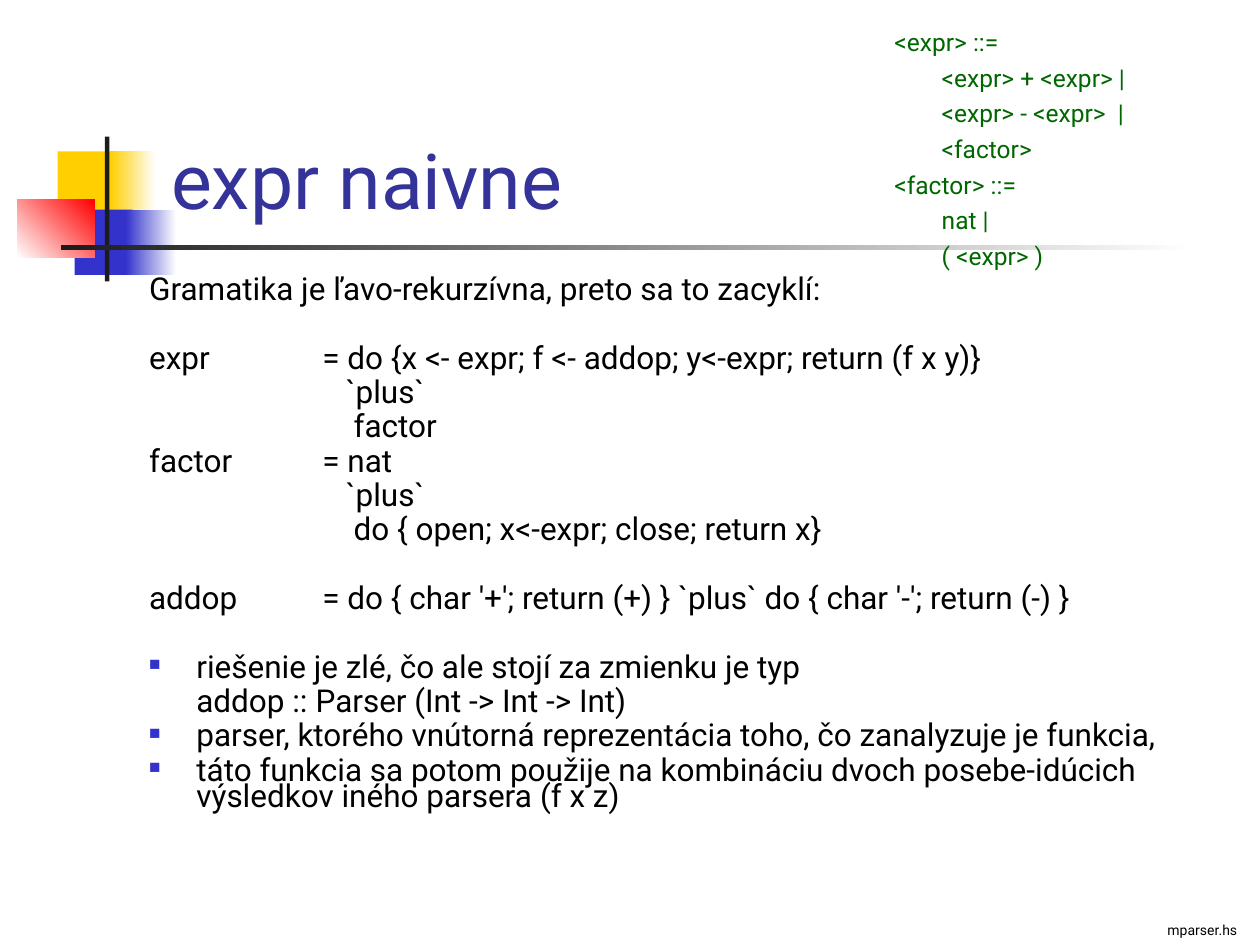
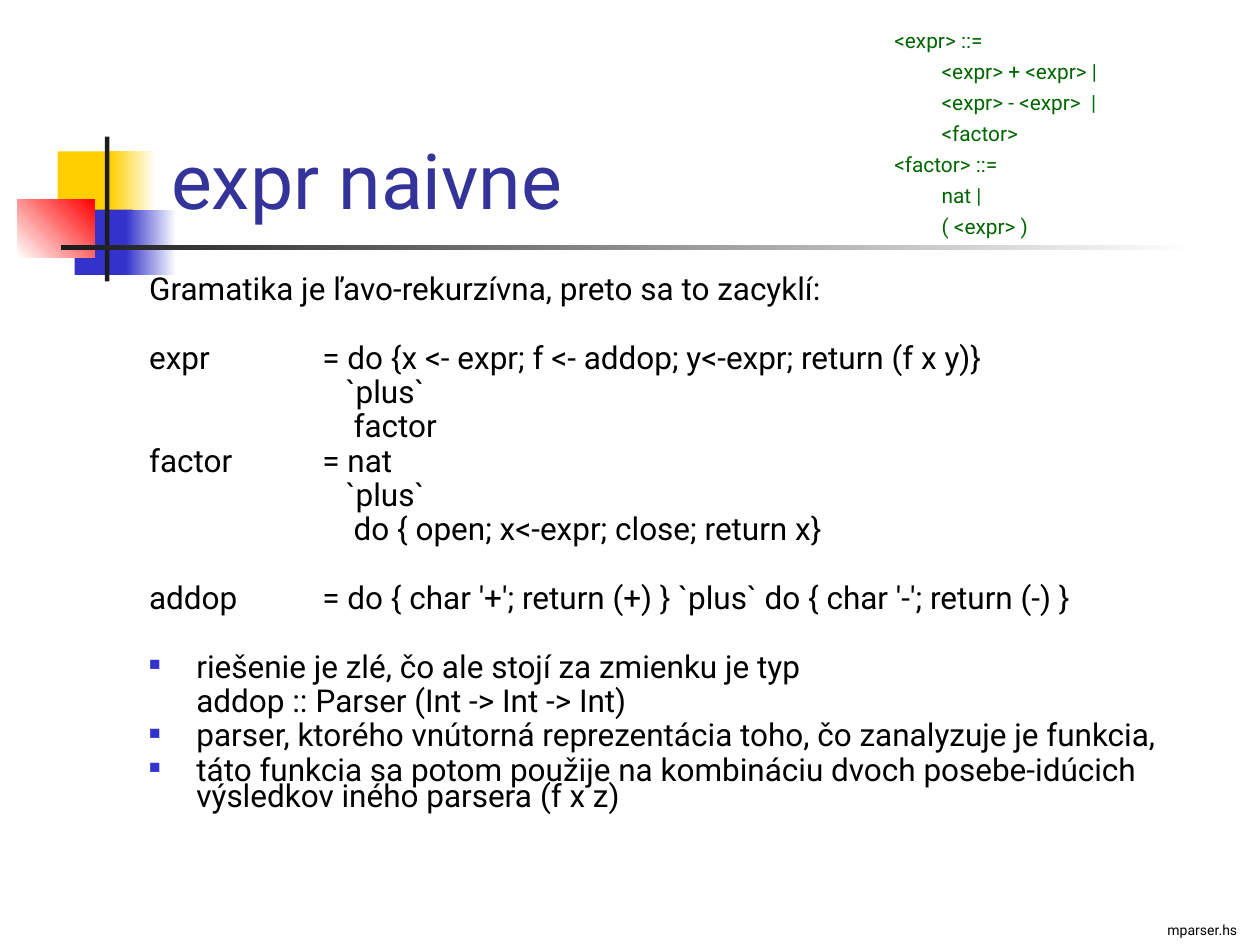
Before and after one commit to Funkcionalne/Prednasky, a slide deck: slide 16 of 10/10_fpro.ppt. Drawn at 1260x945 pixels with LibreOffice and Linux fonts; fonts in the diff are those of the drawing. Boxes give left, top, right and bottom in pixels: in the first picture for what was removed or moved away, otherwise in the second. Text is boxed around its words. In the diff, an @@ line names an element or a change of style, - is before the commit and + after.

```diff
--- a/10/10_fpro.ppt
+++ b/10/10_fpro.ppt
@@ text "<expr> ::=" at (894,36,1086,239): size 14 to 11.9 pt @@
```
Also in this commit, not shown: 2 other slides changed, 4 other files.
